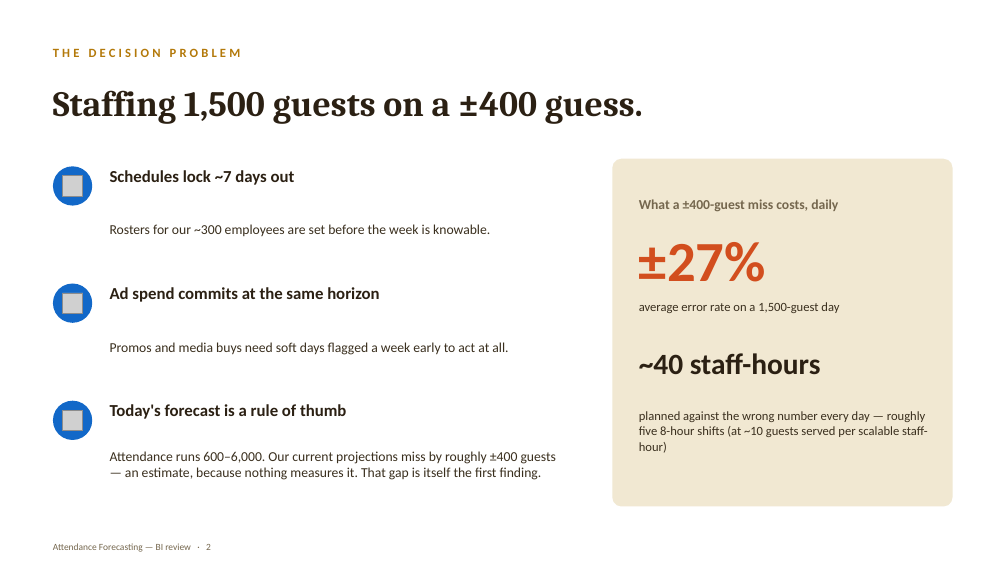
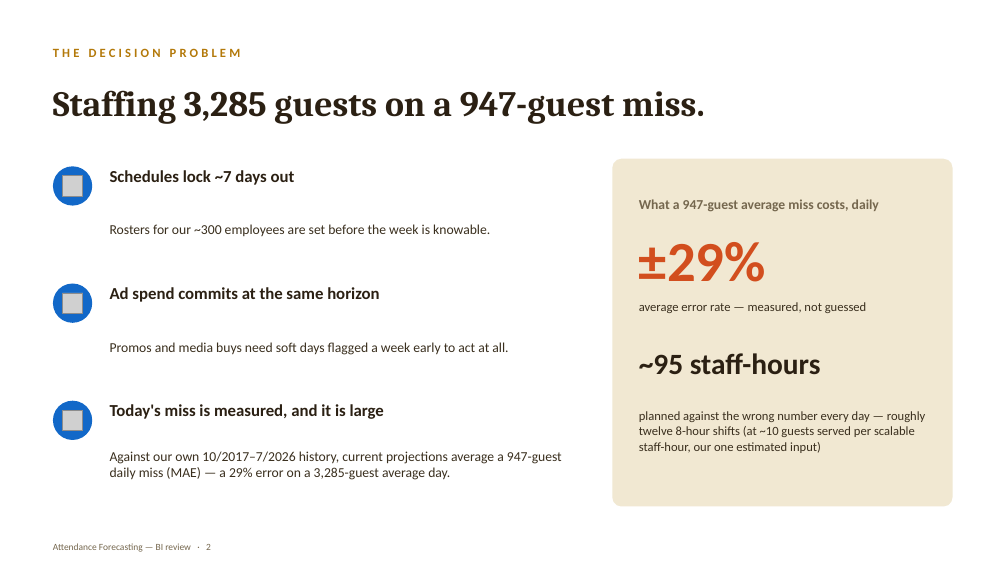
Before and after one commit to lmansf/Attendance-Projections, a slide deck: slide 2 of docs/deck/attendance-forecast-roi.pptx. Drawn at 1008x567 pixels with LibreOffice and Linux fonts; fonts in the diff are those of the drawing; grey boxes stand for pictures. Boxes give left, top, right and bottom in pixels: in the first picture for what was removed or moved away, otherwise in the second. Text is boxed around its words. In the diff, an @@ line names an element or a change of style, - is before the commit and + after.

```diff
--- a/docs/deck/attendance-forecast-roi.pptx
+++ b/docs/deck/attendance-forecast-roi.pptx
@@ text at [53, 90, 705, 124]: text changed @@
-Staffing 1,500 guests on a ±400 guess.
+Staffing 3,285 guests on a 947-guest miss.
@@ text at [639, 199, 879, 211]: text changed @@
-What a ±400-guest miss costs, daily
+What a 947-guest average miss costs, daily
@@ text at [639, 242, 766, 282]: text changed @@
-±27%
+±29%
@@ text at [639, 302, 866, 313]: text changed @@
-average error rate on a 1,500-guest day
+average error rate — measured, not guessed
@@ text at [639, 353, 821, 374]: text changed @@
-~40 staff-hours
+~95 staff-hours
@@ text at [110, 404, 384, 419]: text changed @@
-Today's forecast is a rule of thumb
+Today's miss is measured, and it is large
@@ text at [639, 411, 926, 453]: text changed @@
-planned against the wrong number every day — roughly five 8-hour shifts (at ~10 guests served per scalable staff-hour)
+planned against the wrong number every day — roughly twelve 8-hour shifts (at ~10 guests served per scalable staff-hour, our one estimated input)
@@ text at [110, 451, 562, 480]: text changed @@
-Attendance runs 600–6,000. Our current projections miss by roughly ±400 guests — an estimate, because nothing measures it. That gap is itself the first finding.
+Against our own 10/2017–7/2026 history, current projections average a 947-guest daily miss (MAE) — a 29% error on a 3,285-guest average day.
```
Also in this commit, not shown: 4 other slides changed, 2 other files.
